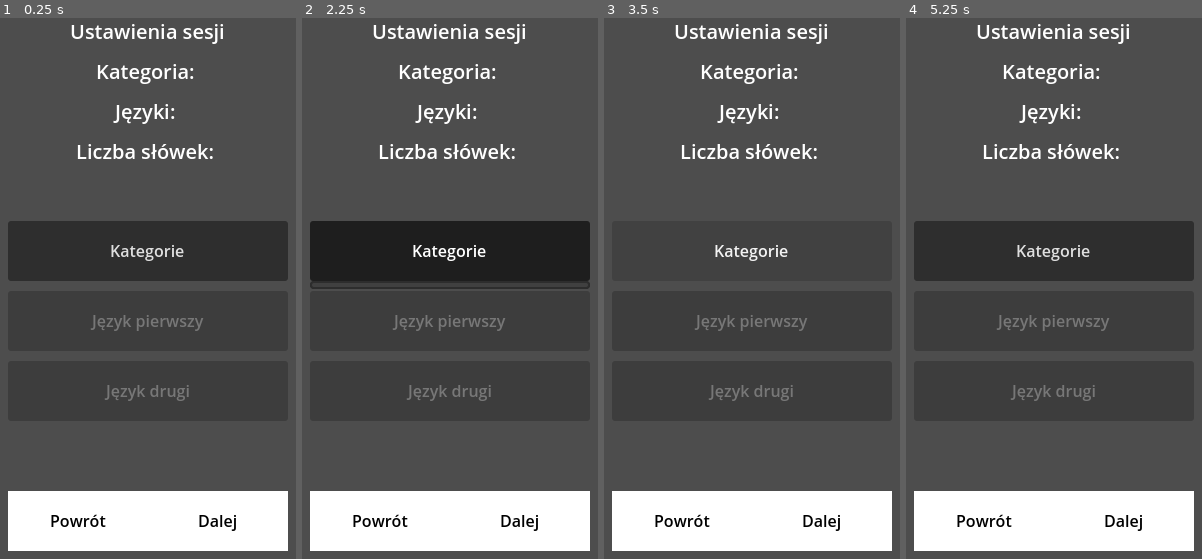
Above: before the commit, frames 1-4 (left to right).
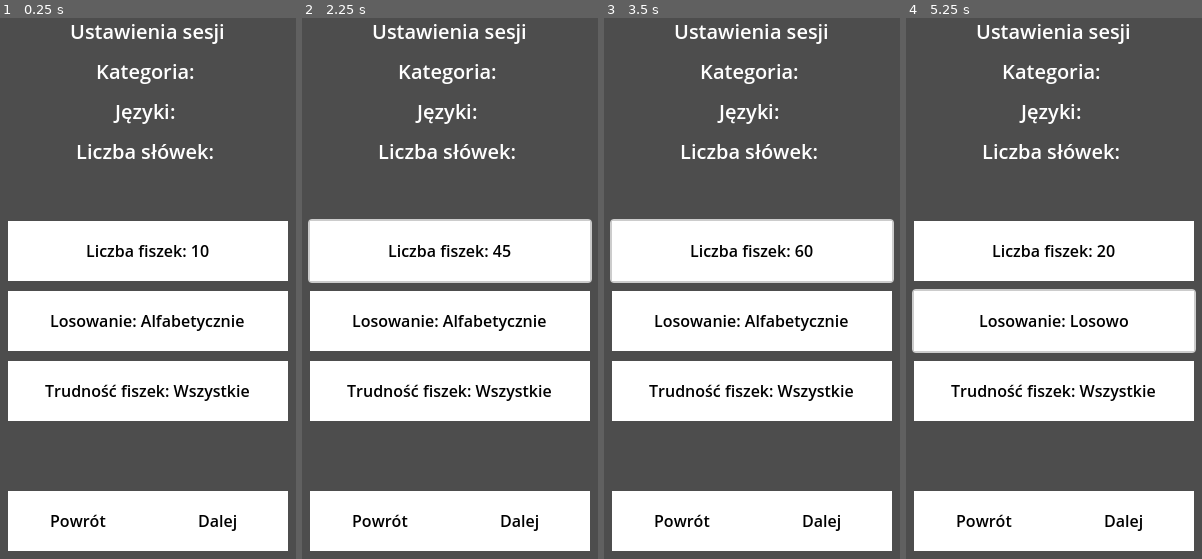
Above: after the commit, the same moments.

Repository: KonradKamilChwalowski/Fiszki_prot_2
Game: Godot game, scene res://screens/session_settings_screen.tscn
Two runs of this game, one before a commit and one after it. Both use one fixed random seed, a clock stepped at 60 frames per second and the inputs below. This scene is started directly instead of the project's main scene.
Inputs (mouse positions are in pixels of both pictures, inside the frame that each line leads up to):
- Up to frame 1 (0.25 s): no input
- Up to frame 2 (2.25 s): click (450, 250) at 0.5 s, where only the run before the commit has a clickable "Kategorie"; click (450, 250) at 1.25 s, where only the run after the commit has a clickable "Liczba fiszek: 20"; click (450, 250) at 2 s, where only the run after the commit has a clickable "Liczba fiszek: 30"
- Up to frame 3 (3.5 s): click (752, 250) at 2.75 s, where only the run after the commit has a clickable "Liczba fiszek: 45"
- Up to frame 4 (5.25 s): click (1054, 250) at 3.5 s, where only the run after the commit has a clickable "Liczba fiszek: 60"; click (1054, 250) at 4.25 s, where only the run after the commit has a clickable "Liczba fiszek: 10"; click (1054, 320) at 5 s, where only the run after the commit has a clickable "Losowanie: Alfabetycznie"

The runs differ from the first frame. In frame 1, 31% of the frame differs, in the area x 2-98%, y 37-75%; in frame 2, 32%; in frame 3, 32%; in frame 4, 32%.
Error before the commit: Invalid access to property or key 'category_to_learn' on a base object of type 'Window'. (res://scripts/session_settings_screen.gd:10)
Error after the commit: Invalid access to property or key 'category_to_learn' on a base object of type 'Window'. (res://scripts/session_settings_screen.gd:18)

Commit message:
Make "session_settings_screen" fully working

Diff:
--- a/fiszki-prot-2/screens/session_settings_screen.tscn
+++ b/fiszki-prot-2/screens/session_settings_screen.tscn
@@ -42,32 +42,32 @@
 horizontal_alignment = 1
 vertical_alignment = 1
 
-[node name="CategoryMenuButton" type="MenuButton" parent="."]
+[node name="NumberButton" parent="." instance=ExtResource("2_mjri0")]
 offset_left = 40.0
 offset_top = 250.0
 offset_right = 320.0
 offset_bottom = 310.0
-text = "Kategorie"
-flat = false
 
-[node name="LanguageOneMenuButton" type="MenuButton" parent="."]
+[node name="RichTextLabel" parent="NumberButton" index="1"]
+text = "Liczba fiszek: 10"
+
+[node name="SortingButton" parent="." instance=ExtResource("2_mjri0")]
 offset_left = 40.0
 offset_top = 320.0
 offset_right = 320.0
 offset_bottom = 380.0
-disabled = true
-text = "Język pierwszy"
-flat = false
-autowrap_mode = 3
 
-[node name="LanguageTwoMenuButton" type="MenuButton" parent="."]
+[node name="RichTextLabel" parent="SortingButton" index="1"]
+text = "Losowanie: Alfabetycznie"
+
+[node name="DifficultyButton" parent="." instance=ExtResource("2_mjri0")]
 offset_left = 40.0
 offset_top = 390.0
 offset_right = 320.0
 offset_bottom = 450.0
-disabled = true
-text = "Język drugi"
-flat = false
+
+[node name="RichTextLabel" parent="DifficultyButton" index="1"]
+text = "Trudność fiszek: Wszystkie"
 
 [node name="ReturnButton" parent="." instance=ExtResource("2_mjri0")]
 offset_left = 40.0
@@ -87,8 +87,14 @@
 [node name="RichTextLabel" parent="NextButton" index="1"]
 text = "Dalej"
 
+[connection signal="pressed" from="NumberButton" to="." method="_on_number_button_pressed"]
+[connection signal="pressed" from="SortingButton" to="." method="_on_sorting_button_pressed"]
+[connection signal="pressed" from="DifficultyButton" to="." method="_on_difficulty_button_pressed"]
 [connection signal="pressed" from="ReturnButton" to="." method="_on_return_button_pressed"]
 [connection signal="pressed" from="NextButton" to="." method="_on_next_button_pressed"]
 
+[editable path="NumberButton"]
+[editable path="SortingButton"]
+[editable path="DifficultyButton"]
 [editable path="ReturnButton"]
 [editable path="NextButton"]
--- a/fiszki-prot-2/scripts/game_manager.gd
+++ b/fiszki-prot-2/scripts/game_manager.gd
@@ -13,6 +13,10 @@
 var category_to_learn: String
 var language_one: String
 var language_two: String
+
+var number_of_cards = 10
+var sorting_type: String = "Alfabetycznie"
+var difficulty: String = "Wszystkie"
 
 func _ready() -> void:
 	actual_screen = menu_screen.instantiate()
--- a/fiszki-prot-2/scripts/session_settings_screen.gd
+++ b/fiszki-prot-2/scripts/session_settings_screen.gd
@@ -5,6 +5,14 @@
 @onready var category_label := $CategoryLabel
 @onready var languages_label := $LanguagesLabel
 @onready var words_number_label := $WordsNumberLabel
+@onready var number_label := $NumberButton/RichTextLabel
+@onready var sorting_label := $SortingButton/RichTextLabel
+@onready var difficulty_label := $DifficultyButton/RichTextLabel
+@onready var difficulty_color := $DifficultyButton/ColorRect
+
+var number_of_cards = 10
+var sorting_type: String = "Alfabetycznie"
+var difficulty: String = "Wszystkie"
 
 func _ready() -> void:
 	category_label.text += game_manager.category_to_learn
@@ -29,13 +37,74 @@
 	for entry in data:
 		if entry.has("category") and entry["category"] == category_name:
 			count += 1
-
 	return count
 
+
+func _on_number_button_pressed() -> void:
+	var did_it_change: bool = false
+
+	if number_of_cards == 10 and did_it_change == false:
+		number_of_cards = 20
+		number_label.text = "Liczba fiszek: 20"
+		did_it_change = true
+	if number_of_cards == 20 and did_it_change == false:
+		number_of_cards = 30
+		number_label.text = "Liczba fiszek: 30"
+		did_it_change = true
+	if number_of_cards == 30 and did_it_change == false:
+		number_of_cards = 45
+		number_label.text = "Liczba fiszek: 45"
+		did_it_change = true
+	if number_of_cards == 45 and did_it_change == false:
+		number_of_cards = 60
+		number_label.text = "Liczba fiszek: 60"
+		did_it_change = true
+	if number_of_cards == 60 and did_it_change == false:
+		number_of_cards = 10
+		number_label.text = "Liczba fiszek: 10"
+		did_it_change = true
+
+func _on_sorting_button_pressed() -> void:
+	var did_it_change: bool = false
+
+	if sorting_type == "Alfabetycznie" and did_it_change == false:
+		sorting_type = "Losowo"
+		sorting_label.text = "Losowanie: Losowo"
+		did_it_change = true
+	if sorting_type == "Losowo" and did_it_change == false:
+		sorting_type = "Alfabetycznie"
+		sorting_label.text = "Losowanie: Alfabetycznie"
+		did_it_change = true
+
+func _on_difficulty_button_pressed() -> void:
+	var did_it_change: bool = false
+
+	if difficulty == "Łatwe" and did_it_change == false:
+		difficulty = "Średnie"
+		difficulty_label.text = "Trudność fiszek: Średnie"
+		difficulty_color.color = Color(0.5, 0.5, 0.0, 0.6)
+		did_it_change = true
+	if difficulty == "Średnie" and did_it_change == false:
+		difficulty = "Trudne"
+		difficulty_label.text = "Trudność fiszek: Trudne"
+		difficulty_color.color = Color(0.5, 0.0, 0.0, 0.6)
+		did_it_change = true
+	if difficulty == "Trudne" and did_it_change == false:
+		difficulty = "Wszystkie"
+		difficulty_label.text = "Trudność fiszek: Wszystkie"
+		difficulty_color.color = Color(0.30, 0.30, 0.30, 0.6)
+		did_it_change = true
+	if difficulty == "Wszystkie" and did_it_change == false:
+		difficulty = "Łatwe"
+		difficulty_label.text = "Trudność fiszek: Łatwe"
+		difficulty_color.color = Color(0.0, 0.5, 0.0, 0.6)
+		did_it_change = true
 
 func _on_return_button_pressed() -> void:
 	game_manager.change_screen("language_choice_screen")
 
-
 func _on_next_button_pressed() -> void:
+	game_manager.number_of_cards = number_of_cards
+	game_manager.sorting_type = sorting_type
+	game_manager.difficulty = difficulty
 	game_manager.change_screen("game_session_screen")
